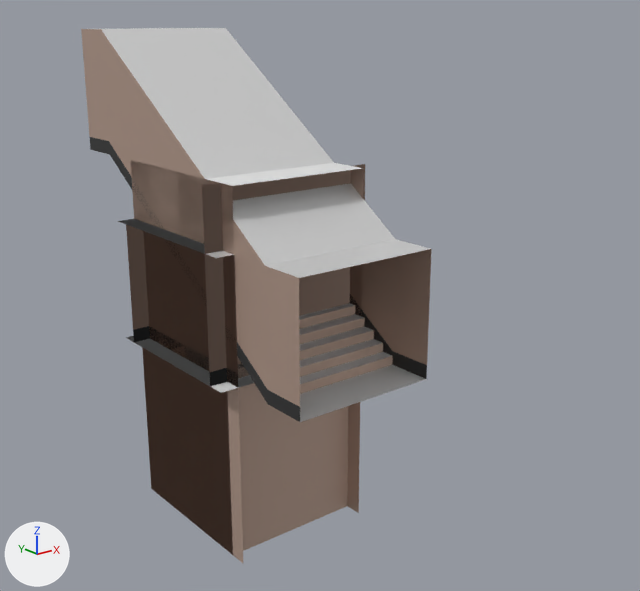
Two versions of the COLLADA model Assets/3_Prefabs/Laboratory/mesh/labblock.dae, one commit apart.
Both versions are drawn from a 50 mm camera at (-10.42, -15.59, 6.94) aimed at (1.21, -1.06, 1.12). The lights are fixed; the arrows at lower left show +X, +Y and +Z. Vertices at the same position are counted once.

Names of what the first picture shows: 'laboratory_path_block_ascend', 'laboratory_path_block_corner', 'laboratory_path_block_junction', 'laboratory_path_block_pitside_center', 'laboratory_path_block_pitside_start', 'laboratory_path_block_vertical_base', 'laboratory_path_block_vertical_mid', 'laboratory_room_base_corner', 'laboratory_room_base_side', 'laboratory_room_bridge_straight', 'laboratory_room_mid_access', 'laboratory_room_mid_corner', 'laboratory_room_mid_side', 'laboratory_room_top_access', 'laboratory_room_top_side'.
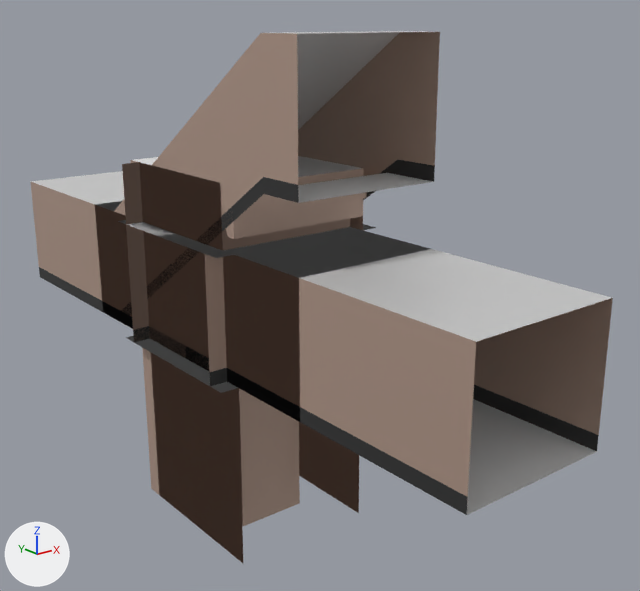
Boxes [x1, y1, x2, y2] around the edits, measured in the pictures (640 x 591 px):
'laboratory_path_block_ascend', mesh turned
    before: [81, 28, 432, 422]
    after: [95, 31, 440, 322]
'laboratory_path_block_straight_l4', added
    after: [30, 171, 613, 515]
'laboratory_path_block_pitside_start', mesh turned
    before: [142, 347, 348, 555]
    after: [146, 227, 361, 563]
'laboratory_room_base_corner', mesh turned
    before: [131, 161, 365, 366]
    after: [122, 162, 363, 393]
'laboratory_room_mid_access', mesh turned
    before: [202, 164, 365, 372]
    after: [123, 162, 149, 340]
'laboratory_room_base_side', mesh turned
    before: [132, 162, 254, 388]
    after: [126, 217, 363, 363]
'laboratory_room_mid_corner', mesh turned
    before: [131, 161, 365, 377]
    after: [122, 162, 363, 342]
'laboratory_path_block_straight_l2', added
    after: [99, 213, 238, 387]
'laboratory_room_top_access', mesh turned
    before: [118, 219, 361, 292]
    after: [126, 223, 375, 258]
part 3 of me_cube_021, added
    after: [233, 168, 364, 239]
'laboratory_path_block_pitside_island', unchanged, uncovered by the edit
    after: [238, 388, 300, 526]
'laboratory_room_mid_side', unchanged, covered by the edit
    before: [130, 160, 236, 377]
'laboratory_room_top_side', unchanged, covered by the edit
    before: [144, 232, 238, 387]
    after: [118, 220, 300, 238]
'laboratory_path_block_corner', unchanged, covered by the edit
    before: [126, 225, 226, 372]

Diff of the bpy script that builds the scene:
```diff
--- a/Assets/3_Prefabs/Laboratory/mesh/labblock.dae.py
+++ b/Assets/3_Prefabs/Laboratory/mesh/labblock.dae.py
@@ me_cube_024 @@
 me_cube_024.from_pydata(...)  # 39 vertices, 52 faces; spans x -2.0..2.0, y -2.0..2.0, z 0.0..2.7
+# me_cube_024 part 1: the whole mesh is turned -180 degrees about the z axis through its middle
 me_cube_024.materials.append(mat_plaster_white)
@@ me_cube_022 @@
 me_cube_022.from_pydata(...)  # 33 vertices, 40 faces; spans x -2.0..2.0, y -2.0..-1.6, z 0.0..4.0
+# me_cube_022 part 2: the whole mesh is turned 180 degrees about the z axis through the mesh origin
 me_cube_022.materials.append(mat_plaster_white)
@@ me_cube_021 @@
-me_cube_021.from_pydata(...)  # 42 vertices, 72 faces; spans x -1.6..1.6, y -2.0..2.0, z 3.0..4.0
+me_cube_021.from_pydata(...)  # 44 vertices, 84 faces; spans x -1.6..1.6, y -2.0..2.0, z 3.0..4.0
+# me_cube_021 part 3: 1 vertex added at x 0.0, y -2.0, z 3.5
 me_cube_021.materials.append(mat_plaster_white)
@@ me_cube_017 @@
 me_cube_017.from_pydata(...)  # 15 vertices, 16 faces; spans x -1.6..2.0, y -1.6..2.0, z 0.0..4.0
+# me_cube_017 part 4: the whole mesh is turned -180 degrees about the z axis through the mesh origin
 me_cube_017.materials.append(mat_plaster_white)
@@ me_cube_013 @@
 me_cube_013.from_pydata(...)  # 21 vertices, 24 faces; spans x -1.6..2.0, y -2.0..2.0, z 0.0..4.0
+# me_cube_013 part 5: the whole mesh is turned -180 degrees about the z axis through the mesh origin
 me_cube_013.materials.append(mat_plaster_white)
@@ me_cube_006 @@
 me_cube_006.from_pydata(...)  # 29 vertices, 40 faces; spans x -1.6..2.0, y -1.6..2.0, z 0.0..4.0
+# me_cube_006 part 6: the whole mesh is turned 180 degrees about the z axis through the mesh origin
 me_cube_006.materials.append(mat_plaster_white)
@@ me_cube_009 @@
 me_cube_009.from_pydata(...)  # 56 vertices, 84 faces; spans x -1.6..1.6, y -2.0..2.0, z -4.0..2.7
+# me_cube_009 part 7: the whole mesh is turned 180 degrees about the z axis through its middle
 me_cube_009.materials.append(mat_plaster_white)
@@ me_cube_002 @@
 me_cube_002.from_pydata(...)  # 163 vertices, 216 faces; spans x -1.6..1.6, y -4.0..4.0, z 0.0..6.7
+# me_cube_002 part 8: the whole mesh is turned 180 degrees about the z axis through its middle
 me_cube_002.materials.append(mat_plaster_white)
@@ ob_laboratory_path_block_straight_l2 @@
+ob_laboratory_path_block_straight_l2 = bpy.data.objects.new('laboratory_path_block_straight_l2', me_cube_011)  # 90 vertices, 160 faces; spans x -1.6..1.6, y -4.0..4.0, z 0.0..2.7; in mat_plaster_white (beige #c9ae9e), mat_plaster_black (black #424242), mat_floor (white #e7e7e7), mat_roof (white #e7e7e7)
+ob_laboratory_path_block_straight_l2.location = (0.0, 0.0, 0.0)
@@ ob_laboratory_path_block_straight_l4 @@
+ob_laboratory_path_block_straight_l4 = bpy.data.objects.new('laboratory_path_block_straight_l4', me_cube_023)  # 170 vertices, 320 faces; spans x -1.6..1.6, y -8.0..8.0, z 0.0..2.7; in mat_plaster_white (beige #c9ae9e), mat_plaster_black (black #424242), mat_floor (white #e7e7e7), mat_roof (white #e7e7e7)
+ob_laboratory_path_block_straight_l4.location = (0.0, 0.0, 0.0)
```
